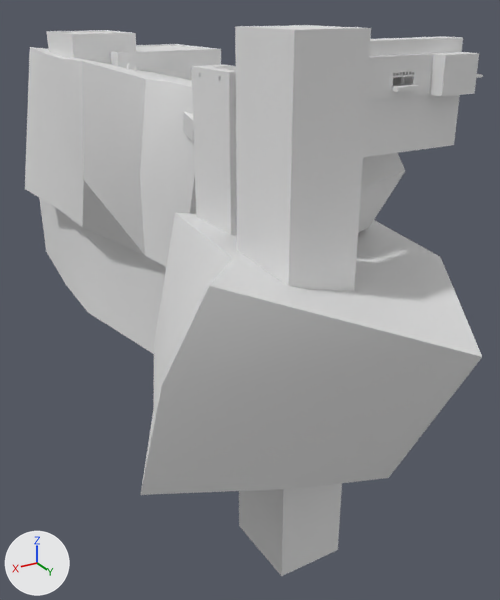
Renders of the Blender file RPG/RPG/data/assets/terrain/tos.blend from each side of a commit.
Rendered twice from a 50 mm camera at (355.0, 474.0, 45.0) aimed at (7.0, -105.0, -245.0). Lighting does not change. The marker at lower left points along +X, +Y and +Z. Materials are left out; every surface is plain grey.
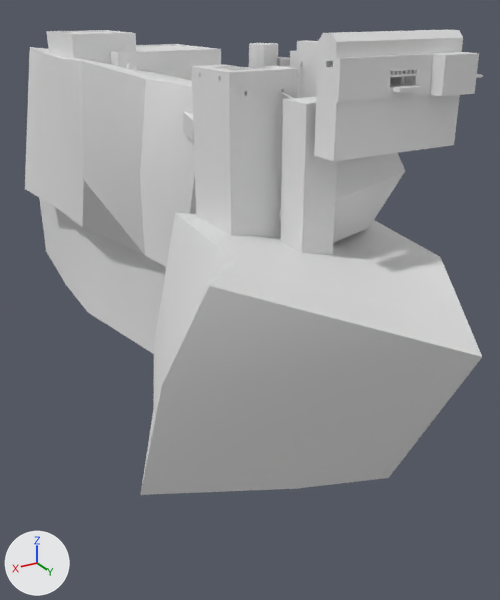
What differs and where, as boxes (x1, y1, x2, y2) in the pictures (500 x 600 px; the box of a moved part takes in the faces that stretch with it):
'Level', reshaped (59% shorter)
    before: (192, 25, 483, 576)
    after: (192, 30, 483, 255)
part 1 of me_level, moved or reshaped
    before: (392, 84, 419, 92)
    after: (391, 85, 421, 93)
part 2 of me_level, moved or reshaped (not visible before)
    after: (277, 57, 290, 67)
part 3 of me_level, deleted
    before: (235, 25, 371, 576)
part 4 of me_level, cut back
    before: (192, 37, 479, 235)
    after: (318, 30, 463, 102)

The change, as a diff of the scene's bpy script:
```diff
--- a/RPG/RPG/data/assets/terrain/tos.blend.py
+++ b/RPG/RPG/data/assets/terrain/tos.blend.py
@@ me_level @@
 # used by ob_level; location = (0.0, 0.0, 0.0)
-me_level.from_pydata(...)  # 1330 vertices, 1612 faces; spans x -68.0..121.0, y -146.0..132.0, z -367.0..31.0
+me_level.from_pydata(...)  # 1078 vertices, 1317 faces; spans x -68.0..100.0, y -146.0..104.0, z -146.0..26.0
+# me_level part 1: the loose piece of 8 vertices spanning x -10.0..10.0, y 88.0..98.0, z -12.0..-9.0 is moved by (0.0, 2.0, 0.0)
+# me_level part 2: the loose piece of 12 vertices spanning x 14.0..26.0, y -52.0..-20.0, z -62.0..3.0 is moved by (2.0, -1.0, 0.0)
+# me_level part 3: the loose piece of 8 vertices spanning x 66.0..121.0, y 66.0..132.0, z -367.0..31.0 is deleted
+# me_level part 4: 11 vertices moved from x -13.0..10.0, y -20.0..92.0, z -1.0..13.0 to x -13.0..13.0, y -20.0..92.0, z -1.0..13.0; 309 vertices removed from x -60.0..100.0, y -40.0..104.0, z -61.0..21.0; 65 vertices added at x -60.0..57.0, y -20.0..92.0, z -10.0..26.0
```
